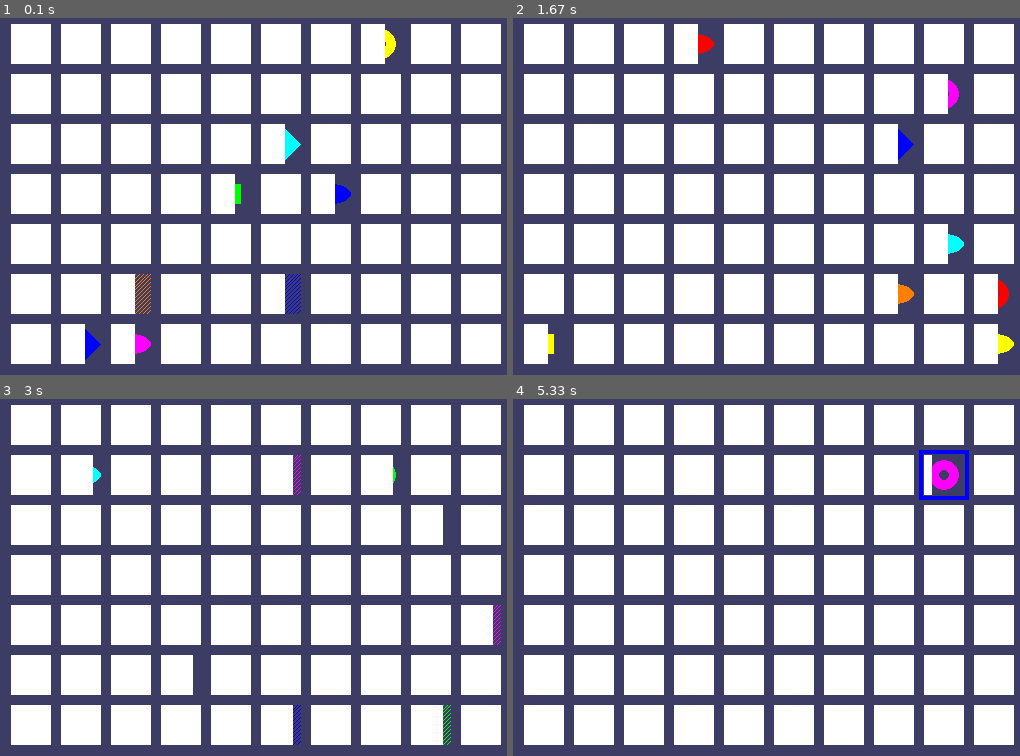
Above: before the commit, frames 1-4 (two rows, left to right).
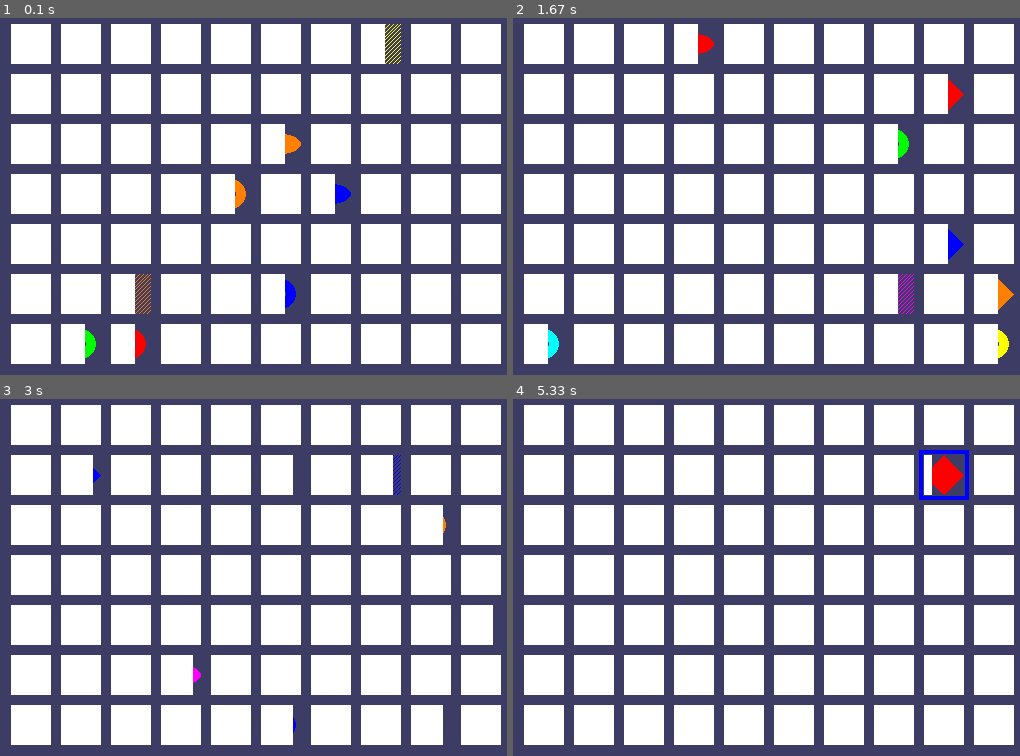
Above: after the commit, the same moments.

Repository: gurban-dev/game-development
Game: pygame game, started from pygame/ch3/memory_puzzle.py
Two runs of this game, one before a commit and one after it. Both use one fixed random seed, a clock stepped at 60 frames per second and the inputs below.
Inputs (mouse positions are in pixels of both pictures, inside the frame that each line leads up to):
- Up to frame 1 (0.1 s): no input
- Up to frame 2 (1.67 s): no input
- Up to frame 3 (3 s): no input
- Up to frame 4 (5.33 s): click (928, 488) at 5.12 s

The runs differ from the first frame. In frame 1, 0.9% of the frame differs, in the area x 16-80%, y 1-96%; in frame 2, 1.0%, in the area x 6-99%, y 17-96%; in frame 3, 0.4%; in frame 4, 0.4%.

Commit message:
box_highlighter_sol.py added.

Diff:
--- /dev/null
+++ b/pygame/ch3/exercises/box_highlighter_ex.py
@@ -0,0 +1,51 @@
+import pygame
+import sys
+
+# Instructions:
+# 1. Create a Pygame window.
+# 2. Create a 5 x 5 grid.
+# 3. Draw each box using pygame.draw.rect().
+# 4. Use a loop to draw all 25 boxes.
+# 5. Use pygame.event.get() to read mouse events.
+
+pygame.init()
+
+WINDOWWIDTH = 500
+WINDOWHEIGHT = 500
+BOXSIZE = 50
+GAPSIZE = 10
+BOARDWIDTH = 5
+BOARDHEIGHT = 5
+
+DISPLAYSURF = pygame.display.set_mode(
+    (WINDOWWIDTH, WINDOWHEIGHT)
+)
+
+pygame.display.set_caption('Box Highlighter')
+
+def get_box_at_pixel(x, y):
+    # Check every box on the board.
+    for boxx in range(BOARDWIDTH):
+        for box_y in range(BOARDHEIGHT):
+
+            # Calculate the top-left pixel position of this box.
+            left = boxx * (BOXSIZE + GAPSIZE)
+            top = box_y * (BOXSIZE + GAPSIZE)
+
+            # Create a rectangle representing this box.
+            boxRect = pygame.Rect(
+                left,
+                top,
+                BOXSIZE,
+                BOXSIZE
+            )
+
+            # Check whether the mouse position is inside this box.
+            if boxRect.collidepoint(x, y):
+                return boxx, box_y
+
+    # Return None when the mouse is not over a box.
+    return None, None
+
+
+# Your code goes here.
--- /dev/null
+++ b/pygame/ch3/exercises/box_highlighter_sol.py
@@ -0,0 +1,102 @@
+import pygame
+import sys
+
+# Instructions:
+# 1. Create a Pygame window.
+# 2. Create a 5 x 5 grid.
+# 3. Draw each box using pygame.draw.rect().
+# 4. Use a loop to draw all 25 boxes.
+# 5. Use pygame.event.get() to read mouse events.
+
+pygame.init()
+
+WINDOWWIDTH = 500
+WINDOWHEIGHT = 500
+BOXSIZE = 50
+GAPSIZE = 10
+BOARDWIDTH = 5
+BOARDHEIGHT = 5
+
+DISPLAYSURF = pygame.display.set_mode(
+    (WINDOWWIDTH, WINDOWHEIGHT)
+)
+
+pygame.display.set_caption('Box Highlighter')
+
+
+def get_box_at_pixel(x, y):
+    # Check every box on the board.
+    for box_x in range(BOARDWIDTH):
+        for box_y in range(BOARDHEIGHT):
+
+            # Calculate the top-left pixel position of this box.
+            left = box_x * (BOXSIZE + GAPSIZE)
+            top = box_y * (BOXSIZE + GAPSIZE)
+
+            # Create a rectangle representing this box.
+            box_rect = pygame.Rect(
+                left,
+                top,
+                BOXSIZE,
+                BOXSIZE
+            )
+
+            # Check whether the mouse position is inside this box.
+            if box_rect.collidepoint(x, y):
+                return box_x, box_y
+
+    # Return None when the mouse is not over a box.
+    return None, None
+
+
+# Store the box currently under the mouse.
+highlightedBox = None
+
+while True:
+    for event in pygame.event.get():
+
+        if event.type == pygame.QUIT:
+            pygame.quit()
+            sys.exit()
+
+        # Get the mouse position whenever it moves.
+        if event.type == pygame.MOUSEMOTION:
+            mouseX, mouseY = event.pos
+
+            box_x, box_y = get_box_at_pixel(mouseX, mouseY)
+
+            if box_x is not None:
+                highlightedBox = (box_x, box_y)
+            else:
+                highlightedBox = None
+
+    # Fill the window with a background color.
+    DISPLAYSURF.fill((30, 30, 30))
+
+    # Draw the 5 x 5 grid.
+    for box_x in range(BOARDWIDTH):
+        for box_y in range(BOARDHEIGHT):
+
+            left = box_x * (BOXSIZE + GAPSIZE)
+            top = box_y * (BOXSIZE + GAPSIZE)
+
+            box_rect = pygame.Rect(
+                left,
+                top,
+                BOXSIZE,
+                BOXSIZE
+            )
+
+            # Use a different color for the highlighted box.
+            if highlightedBox == (box_x, box_y):
+                color = (255, 255, 0)
+            else:
+                color = (100, 100, 100)
+
+            pygame.draw.rect(
+                DISPLAYSURF,
+                color,
+                box_rect
+            )
+
+    pygame.display.update()
--- a/pygame/ch3/memory_puzzle.py
+++ b/pygame/ch3/memory_puzzle.py
@@ -5,19 +5,41 @@
 # https://inventwithpython.com/pygame/chapter3.html
 
 import random, pygame, sys
+
+# Importing names that Pygame uses for common constants and settings
+# so that you can use them directly in this program.
+
+# pygame.locals is submodule in Pygame that contains many predefined
+# constants:
+# QUIT, KEYDOWN, K_SPACE, MOUSEBUTTONDOWN
 from pygame.locals import *
 
+# Set the number of times the game loop should run each second.
 FPS = 30 # frames per second, the general speed of the program
-WINDOWWIDTH = 640 # size of window's width in pixels
-WINDOWHEIGHT = 480 # size of windows' height in pixels
-REVEALSPEED = 8 # speed boxes' sliding reveals and covers
-BOXSIZE = 40 # size of box height & width in pixels
-GAPSIZE = 10 # size of gap between boxes in pixels
-BOARDWIDTH = 10 # number of columns of icons
-BOARDHEIGHT = 7 # number of rows of icons
-assert (BOARDWIDTH * BOARDHEIGHT) % 2 == 0, 'Board needs to have an even number of boxes for pairs of matches.'
-XMARGIN = int((WINDOWWIDTH - (BOARDWIDTH * (BOXSIZE + GAPSIZE))) / 2)
-YMARGIN = int((WINDOWHEIGHT - (BOARDHEIGHT * (BOXSIZE + GAPSIZE))) / 2)
+
+# Set width and height of the Pygame window in pixels.
+WINDOW_WIDTH = 640
+WINDOW_HEIGHT = 480
+
+# Set the speed at which the boxes will be uncovered at the initial
+# start of the game and later on when the player clicks on a box.
+REVEAL_SPEED = 8
+
+# Set the size of each box on the game board in pixels.
+BOXSIZE = 40
+
+# Set the space between boxes in pixels.
+GAPSIZE = 10
+
+# Set how many columns the board has.
+NO_OF_COLUMNS = 10
+
+# Set how many rows the board has.
+NO_OF_ROWS = 7
+
+assert (NO_OF_COLUMNS * NO_OF_ROWS) % 2 == 0, 'Board needs to have an even number of boxes for pairs of matches.'
+XMARGIN = int((WINDOW_WIDTH - (NO_OF_COLUMNS * (BOXSIZE + GAPSIZE))) / 2)
+YMARGIN = int((WINDOW_HEIGHT - (NO_OF_ROWS * (BOXSIZE + GAPSIZE))) / 2)
 
 #            R    G    B
 GRAY     = (100, 100, 100)
@@ -44,121 +66,197 @@
 
 ALLCOLORS = (RED, GREEN, BLUE, YELLOW, ORANGE, PURPLE, CYAN)
 ALLSHAPES = (DONUT, SQUARE, DIAMOND, LINES, OVAL)
-assert len(ALLCOLORS) * len(ALLSHAPES) * 2 >= BOARDWIDTH * BOARDHEIGHT, "Board is too big for the number of shapes/colors defined."
+assert len(ALLCOLORS) * len(ALLSHAPES) * 2 >= NO_OF_COLUMNS * NO_OF_ROWS, "Board is too big for the number of shapes/colors defined."
 
 def main():
     global FPSCLOCK, DISPLAYSURF
     pygame.init()
     FPSCLOCK = pygame.time.Clock()
-    DISPLAYSURF = pygame.display.set_mode((WINDOWWIDTH, WINDOWHEIGHT))
-
-    mousex = 0 # used to store x coordinate of mouse event
-    mousey = 0 # used to store y coordinate of mouse event
+    DISPLAYSURF = pygame.display.set_mode((WINDOW_WIDTH, WINDOW_HEIGHT))
+
+    # Used to store x coordinate of mouse event.
+    mousex = 0
+
+    # Used to store y coordinate of mouse event.
+    mousey = 0
+
     pygame.display.set_caption('Memory Game')
 
     mainBoard = getRandomizedBoard()
+
     revealedBoxes = generateRevealedBoxesData(False)
 
-    firstSelection = None # stores the (x, y) of the first box clicked.
+    # Stores the (x, y) of the first box clicked.
+    firstSelection = None
 
     DISPLAYSURF.fill(BGCOLOR)
+
     startGameAnimation(mainBoard)
 
-    while True: # main game loop
+    # Main game loop
+    while True:
         mouseClicked = False
 
-        DISPLAYSURF.fill(BGCOLOR) # drawing the window
+        # Draw the window
+        DISPLAYSURF.fill(BGCOLOR)
+
         drawBoard(mainBoard, revealedBoxes)
 
-        for event in pygame.event.get(): # event handling loop
+        for event in pygame.event.get():
             if event.type == QUIT or (event.type == KEYUP and event.key == K_ESCAPE):
                 pygame.quit()
+
                 sys.exit()
             elif event.type == MOUSEMOTION:
                 mousex, mousey = event.pos
             elif event.type == MOUSEBUTTONUP:
                 mousex, mousey = event.pos
+
                 mouseClicked = True
 
         boxx, boxy = getBoxAtPixel(mousex, mousey)
+
         if boxx != None and boxy != None:
             # The mouse is currently over a box.
             if not revealedBoxes[boxx][boxy]:
                 drawHighlightBox(boxx, boxy)
+
             if not revealedBoxes[boxx][boxy] and mouseClicked:
                 revealBoxesAnimation(mainBoard, [(boxx, boxy)])
-                revealedBoxes[boxx][boxy] = True # set the box as "revealed"
-                if firstSelection == None: # the current box was the first box clicked
+
+                # Set the box as "revealed"
+                revealedBoxes[boxx][boxy] = True
+
+                # The current box was the first box clicked
+                if firstSelection == None:
                     firstSelection = (boxx, boxy)
-                else: # the current box was the second box clicked
+                # The current box was the second box clicked
+                else:
                     # Check if there is a match between the two icons.
                     icon1shape, icon1color = getShapeAndColor(mainBoard, firstSelection[0], firstSelection[1])
                     icon2shape, icon2color = getShapeAndColor(mainBoard, boxx, boxy)
 
                     if icon1shape != icon2shape or icon1color != icon2color:
                         # Icons don't match. Re-cover up both selections.
-                        pygame.time.wait(1000) # 1000 milliseconds = 1 sec
+                        # 1000 milliseconds = 1 sec
+                        pygame.time.wait(1000)
+
                         coverBoxesAnimation(mainBoard, [(firstSelection[0], firstSelection[1]), (boxx, boxy)])
+
                         revealedBoxes[firstSelection[0]][firstSelection[1]] = False
                         revealedBoxes[boxx][boxy] = False
-                    elif hasWon(revealedBoxes): # check if all pairs found
+
+                    # Check if all pairs found
+                    elif hasWon(revealedBoxes):
                         gameWonAnimation(mainBoard)
+
                         pygame.time.wait(2000)
 
                         # Reset the board
                         mainBoard = getRandomizedBoard()
+
                         revealedBoxes = generateRevealedBoxesData(False)
 
                         # Show the fully unrevealed board for a second.
                         drawBoard(mainBoard, revealedBoxes)
+
                         pygame.display.update()
                         pygame.time.wait(1000)
 
                         # Replay the start game animation.
                         startGameAnimation(mainBoard)
-                    firstSelection = None # reset firstSelection variable
+
+                    # Reset firstSelection variable
+                    firstSelection = None
 
         # Redraw the screen and wait a clock tick.
         pygame.display.update()
+
         FPSCLOCK.tick(FPS)
 
 
-def generateRevealedBoxesData(val):
+# The program separates what is on the board from what the player
+# can currently see.
+def generateRevealedBoxesData(boolean_val):
+    # Create an empty list that will contain the columns of the board.
     revealedBoxes = []
-    for i in range(BOARDWIDTH):
-        revealedBoxes.append([val] * BOARDHEIGHT)
+
+    # Create one column for each position across the board.
+    for i in range(NO_OF_COLUMNS):
+        # Create a column where every box starts with the same value.
+        revealedBoxes.append([boolean_val] * NO_OF_ROWS)
+
+    # 10 columns and 7 rows:
+    # [
+    #     [False, False, False, False, False, False, False, False, False, False],
+    #     [False, False, False, False, False, False, False, False, False, False],
+    #     [False, False, False, False, False, False, False, False, False, False],
+    #     [False, False, False, False, False, False, False, False, False, False],
+    #     [False, False, False, False, False, False, False, False, False, False],
+    #     [False, False, False, False, False, False, False, False, False, False],
+    #     [False, False, False, False, False, False, False, False, False, False]
+    # ]
+
+    # Send the complete board of True and False values.
+
+    # revealedBoxes[x][y] tells us whether the box at (x, y) is revealed.
+    # True indicates that the box is revealed whereas False means it is not
+    # revealed.
     return revealedBoxes
 
 
 def getRandomizedBoard():
     # Get a list of every possible shape in every possible color.
+
+    # Create an empty list to store all possible icons.
     icons = []
+
+    # Create an icon for every combination of color and shape.
     for color in ALLCOLORS:
         for shape in ALLSHAPES:
             icons.append( (shape, color) )
 
-    random.shuffle(icons) # randomize the order of the icons list
-    numIconsUsed = int(BOARDWIDTH * BOARDHEIGHT / 2) # calculate how many icons are needed
-    icons = icons[:numIconsUsed] * 2 # make two of each
+    # Randomize the order of the icons in the list.
+    random.shuffle(icons)
+
+    # Choose half as many icons as there are board spaces.
+
+    # The board needs two of each icon because the game is a
+    # matching-pairs game.
+
+    # Suppose the board had 20 spaces, we would need:
+    # 10 different icons x 2 -> 20 icons
+    numIconsUsed = int(NO_OF_COLUMNS * NO_OF_ROWS / 2)
+
+    # Keeping only the number of icons needed with list slicing.
+    icons = icons[:numIconsUsed] * 2
+
     random.shuffle(icons)
 
     # Create the board data structure, with randomly placed icons.
     board = []
-    for x in range(BOARDWIDTH):
+
+    for x in range(NO_OF_COLUMNS):
         column = []
-        for y in range(BOARDHEIGHT):
+
+        for y in range(NO_OF_ROWS):
             column.append(icons[0])
-            del icons[0] # remove the icons as we assign them
+
+            # Remove the icons as we assign them.
+            del icons[0]
         board.append(column)
+
     return board
 
 
 def splitIntoGroupsOf(groupSize, theList):
-    # splits a list into a list of lists, where the inner lists have at
-    # most groupSize number of items.
+    # Splits a list into a list of lists, where the inner lists have
+    # at most groupSize number of items.
     result = []
+
     for i in range(0, len(theList), groupSize):
         result.append(theList[i:i + groupSize])
+
     return result
 
 
@@ -166,35 +264,50 @@
     # Convert board coordinates to pixel coordinates
     left = boxx * (BOXSIZE + GAPSIZE) + XMARGIN
     top = boxy * (BOXSIZE + GAPSIZE) + YMARGIN
+
     return (left, top)
 
 
 def getBoxAtPixel(x, y):
-    for boxx in range(BOARDWIDTH):
-        for boxy in range(BOARDHEIGHT):
+    for boxx in range(NO_OF_COLUMNS):
+        for boxy in range(NO_OF_ROWS):
             left, top = leftTopCoordsOfBox(boxx, boxy)
+
             boxRect = pygame.Rect(left, top, BOXSIZE, BOXSIZE)
+
             if boxRect.collidepoint(x, y):
                 return (boxx, boxy)
+
     return (None, None)
 
 
 def drawIcon(shape, color, boxx, boxy):
-    quarter = int(BOXSIZE * 0.25) # syntactic sugar
-    half =    int(BOXSIZE * 0.5)  # syntactic sugar
-
-    left, top = leftTopCoordsOfBox(boxx, boxy) # get pixel coords from board coords
+    quarter = int(BOXSIZE * 0.25)
+    half =    int(BOXSIZE * 0.5)
+
+    # Get pixel coords from board coords
+    left, top = leftTopCoordsOfBox(boxx, boxy)
+
     # Draw the shapes
     if shape == DONUT:
         pygame.draw.circle(DISPLAYSURF, color, (left + half, top + half), half - 5)
         pygame.draw.circle(DISPLAYSURF, BGCOLOR, (left + half, top + half), quarter - 5)
     elif shape == SQUARE:
-        pygame.draw.rect(DISPLAYSURF, color, (left + quarter, top + quarter, BOXSIZE - half, BOXSIZE - half))
+        pygame.draw.rect(
+            DISPLAYSURF,
+            color,
+            (left + quarter, top + quarter, BOXSIZE - half, BOXSIZE - half)
+        )
     elif shape == DIAMOND:
-        pygame.draw.polygon(DISPLAYSURF, color, ((left + half, top), (left + BOXSIZE - 1, top + half), (left + half, top + BOXSIZE - 1), (left, top + half)))
+        pygame.draw.polygon(
+            DISPLAYSURF,
+            color,
+            ((left + half, top), (left + BOXSIZE - 1, top + half), (left + half, top + BOXSIZE - 1), (left, top + half))
+        )
     elif shape == LINES:
         for i in range(0, BOXSIZE, 4):
             pygame.draw.line(DISPLAYSURF, color, (left, top + i), (left + i, top))
+
             pygame.draw.line(DISPLAYSURF, color, (left + i, top + BOXSIZE - 1), (left + BOXSIZE - 1, top + i))
     elif shape == OVAL:
         pygame.draw.ellipse(DISPLAYSURF, color, (left, top + quarter, BOXSIZE, half))
@@ -211,43 +324,53 @@
     # of two-item lists, which have the x & y spot of the box.
     for box in boxes:
         left, top = leftTopCoordsOfBox(box[0], box[1])
+
         pygame.draw.rect(DISPLAYSURF, BGCOLOR, (left, top, BOXSIZE, BOXSIZE))
+
         shape, color = getShapeAndColor(board, box[0], box[1])
+
         drawIcon(shape, color, box[0], box[1])
-        if coverage > 0: # only draw the cover if there is an coverage
+
+        # Only draw the cover if there is a coverage.
+        if coverage > 0:
             pygame.draw.rect(DISPLAYSURF, BOXCOLOR, (left, top, coverage, BOXSIZE))
+
     pygame.display.update()
+
     FPSCLOCK.tick(FPS)
 
 
 def revealBoxesAnimation(board, boxesToReveal):
     # Do the "box reveal" animation.
-    for coverage in range(BOXSIZE, (-REVEALSPEED) - 1, -REVEALSPEED):
+    for coverage in range(BOXSIZE, (-REVEAL_SPEED) - 1, -REVEAL_SPEED):
         drawBoxCovers(board, boxesToReveal, coverage)
 
 
 def coverBoxesAnimation(board, boxesToCover):
     # Do the "box cover" animation.
-    for coverage in range(0, BOXSIZE + REVEALSPEED, REVEALSPEED):
+    for coverage in range(0, BOXSIZE + REVEAL_SPEED, REVEAL_SPEED):
         drawBoxCovers(board, boxesToCover, coverage)
 
 
 def drawBoard(board, revealed):
     # Draws all of the boxes in their covered or revealed state.
-    for boxx in range(BOARDWIDTH):
-        for boxy in range(BOARDHEIGHT):
+    for boxx in range(NO_OF_COLUMNS):
+        for boxy in range(NO_OF_ROWS):
             left, top = leftTopCoordsOfBox(boxx, boxy)
+
             if not revealed[boxx][boxy]:
                 # Draw a covered box.
                 pygame.draw.rect(DISPLAYSURF, BOXCOLOR, (left, top, BOXSIZE, BOXSIZE))
             else:
                 # Draw the (revealed) icon.
                 shape, color = getShapeAndColor(board, boxx, boxy)
+
                 drawIcon(shape, color, boxx, boxy)
 
 
 def drawHighlightBox(boxx, boxy):
     left, top = leftTopCoordsOfBox(boxx, boxy)
+
     pygame.draw.rect(DISPLAYSURF, HIGHLIGHTCOLOR, (left - 5, top - 5, BOXSIZE + 10, BOXSIZE + 10), 4)
 
 
@@ -255,13 +378,16 @@
     # Randomly reveal the boxes 8 at a time.
     coveredBoxes = generateRevealedBoxesData(False)
     boxes = []
-    for x in range(BOARDWIDTH):
-        for y in range(BOARDHEIGHT):
+
+    for x in range(NO_OF_COLUMNS):
+        for y in range(NO_OF_ROWS):
             boxes.append( (x, y) )
+
     random.shuffle(boxes)
     boxGroups = splitIntoGroupsOf(8, boxes)
 
     drawBoard(board, coveredBoxes)
+
     for boxGroup in boxGroups:
         revealBoxesAnimation(board, boxGroup)
         coverBoxesAnimation(board, boxGroup)
@@ -270,22 +396,29 @@
 def gameWonAnimation(board):
     # flash the background color when the player has won
     coveredBoxes = generateRevealedBoxesData(True)
+
     color1 = LIGHTBGCOLOR
     color2 = BGCOLOR
 
     for i in range(13):
-        color1, color2 = color2, color1 # swap colors
+        # Swap colors
+        color1, color2 = color2, color1
+
         DISPLAYSURF.fill(color1)
+
         drawBoard(board, coveredBoxes)
+
         pygame.display.update()
+
         pygame.time.wait(300)
 
 
 def hasWon(revealedBoxes):
-    # Returns True if all the boxes have been revealed, otherwise False
+    # Returns True if all the boxes have been revealed, otherwise False.
     for i in revealedBoxes:
+        # If any boxes are covered.
         if False in i:
-            return False # return False if any boxes are covered.
+            return False
     return True
 
 
